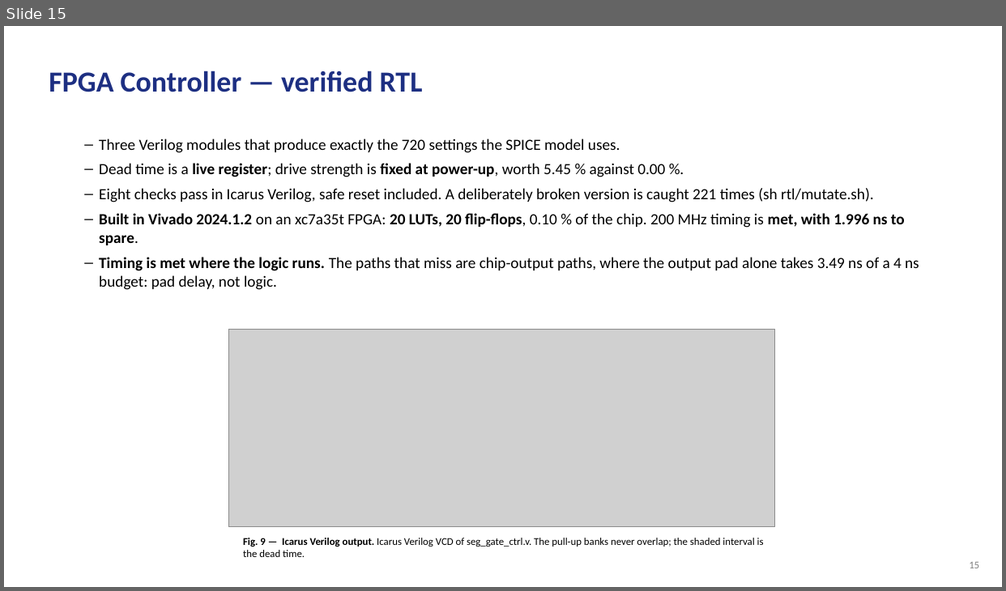
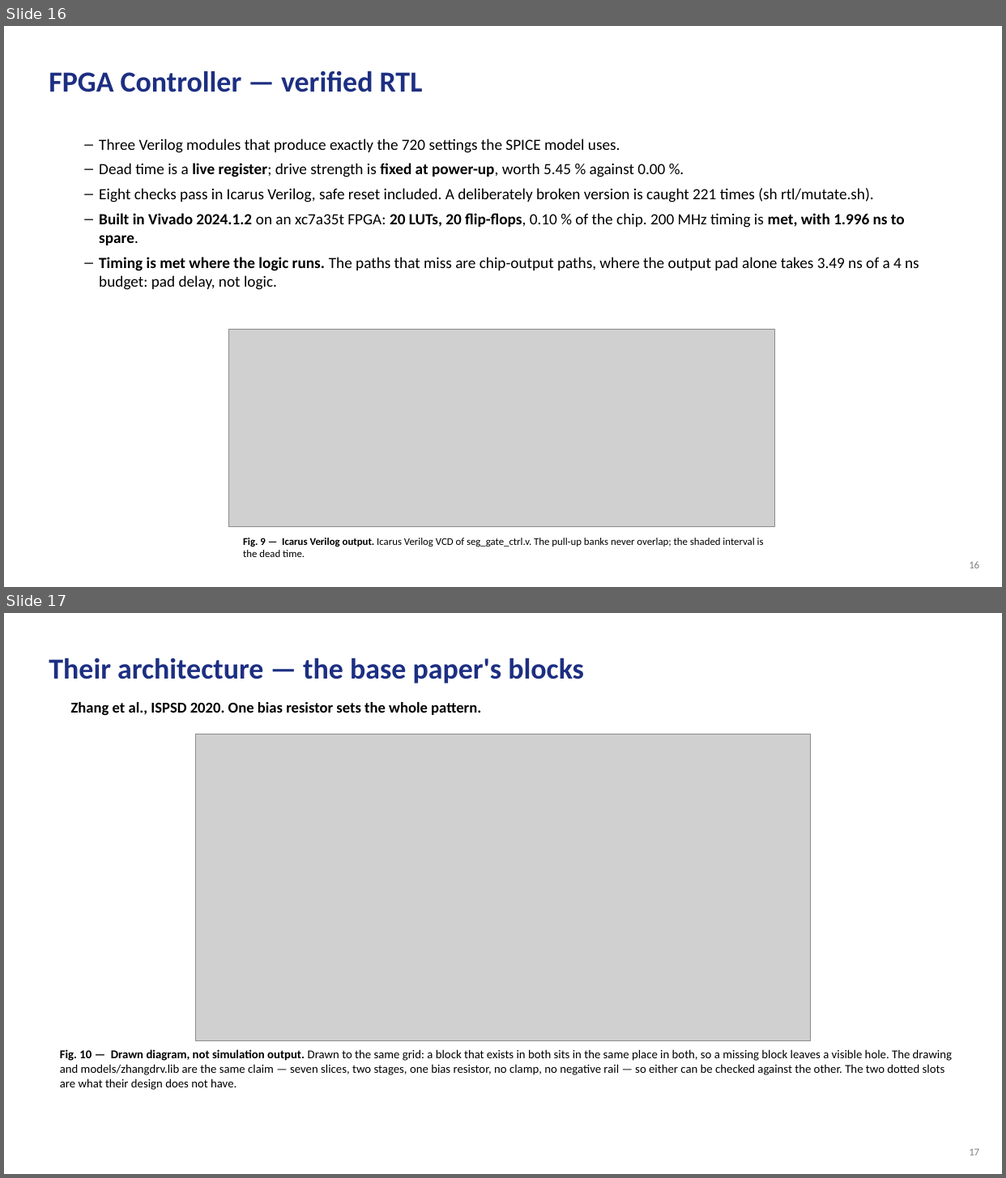
Before and after one commit to Amritha902/gan-driver, a slide deck: review/GaN_Review1_PRESENT.pptx. Shown one above the other, each under a label of ours: slide 15 before the commit, slides 16 and 17 after it. The pictures are 1006x591 and 1006x1178 pixels, drawn with LibreOffice and Linux fonts; fonts in the diff are those of the drawing; grey boxes stand for pictures. Boxes give left, top, right and bottom in pixels: in the first picture for what was removed or moved away, otherwise in the second. Text is boxed around its words. In the diff, an @@ line names an element or a change of style, - is before the commit and + after.

```diff
--- a/review/GaN_Review1_PRESENT.pptx
+++ b/review/GaN_Review1_PRESENT.pptx
@@ slide 17 added at box(4, 613, 1002, 1174), background #FFFFFF @@
@@ text added at box(49, 658, 584, 683), 28 pt, text #1D2F82, bold @@
+Their architecture — the base paper's blocks
@@ text added at box(71, 702, 481, 715), 14.5 pt, text #000000, bold @@
+Zhang et al., ISPSD 2020. One bias resistor sets the whole pattern.
@@ picture added at box(196, 735, 811, 1041) @@
@@ text added at box(60, 1050, 952, 1090), 11.5 pt, text #000000 @@
+Fig. 10 — Drawn diagram, not simulation output. Drawn to the same grid: a block that exists in both sits in the same place in both, so a missing block leaves a visible hole. The drawing and models/zhangdrv.lib are the same claim — seven slices, two stages, one bias resistor, no clamp, no negative rail — so either can be checked against the other. The two dotted slots are what their design does not have.
@@ text added at box(969, 1149, 979, 1156), 10 pt, text #808080 @@
+17
@@ what was slide 15 is now slide 16 @@
```
Also in this commit, not shown: 17 other slides changed, 3 other slides added, 15 other files.
